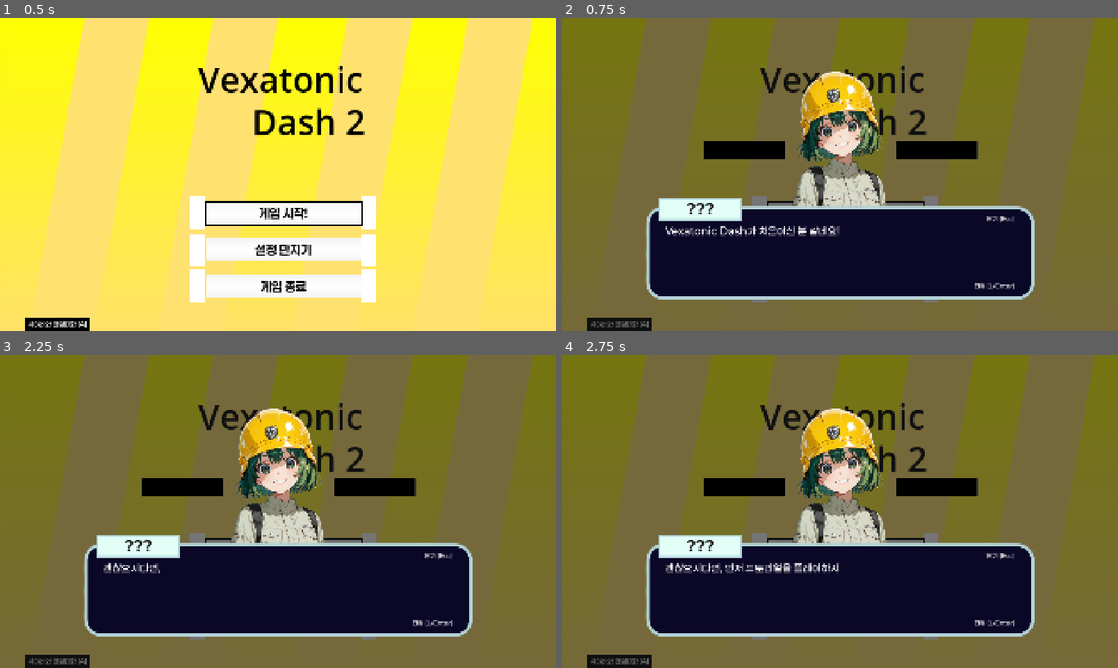
Above: before the commit, frames 1-4 (two rows, left to right).
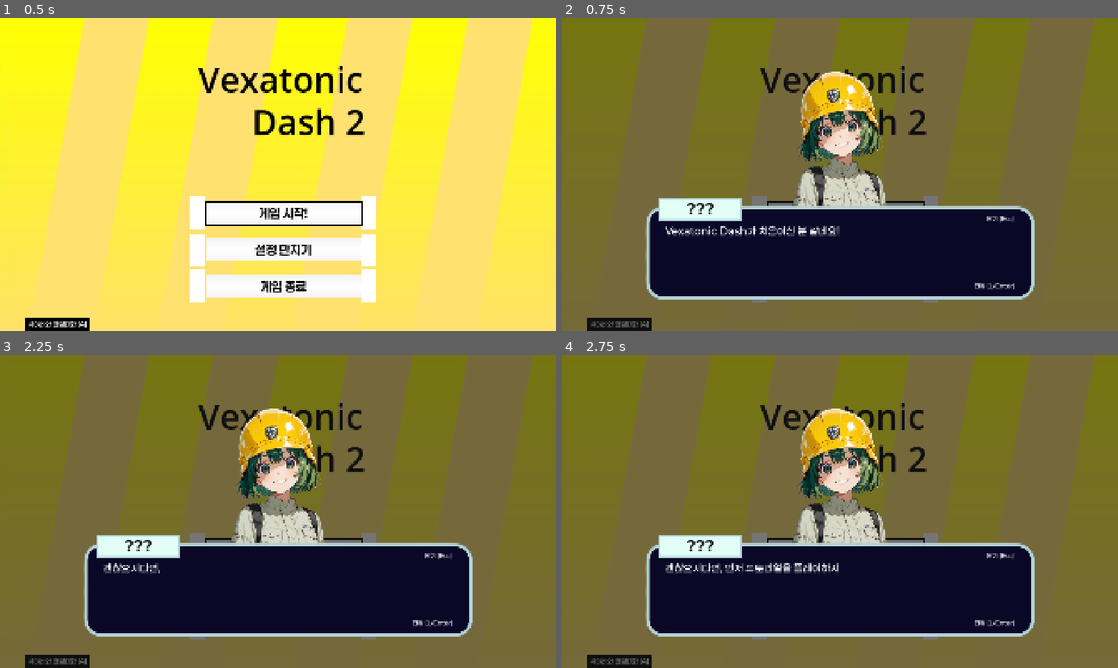
Above: after the commit, the same moments.

Repository: junu192857/Vexatonic-dash-2
Game: Godot game, scene res://Scenes/MainMenu.tscn
Two runs of this game, one before a commit and one after it. Both use one fixed random seed, a clock stepped at 60 frames per second and the inputs below.
Inputs (mouse positions are in pixels of both pictures, inside the frame that each line leads up to):
- Up to frame 1 (0.5 s): no input
- Up to frame 2 (0.75 s): tap Enter at 0.5, 0.6 s; move the mouse to (962, 158) at 0.52 s; hold D from 0.53 s (still down); click (962, 158) at 0.67 s
- Up to frame 3 (2.25 s): tap Space at 0.77, 1.25 s; release D at 1.25 s; drag from (166, 527) to (250, 574) at 1.27 s; tap Enter at 2 s; move the mouse to (333, 442) at 2.02 s; hold D from 2.03 s (still down); tap Delete at 2.1 s
- Up to frame 4 (2.75 s): keep holding D

Frame 1 is identical in both runs. In frame 2, 1.7% of the frame differs, in the area x 25-75%, y 39-46%; in frame 3, 1.7%; in frame 4, 1.7%.

Commit message:
StoryManager에 분기 기능 추가

Diff:
--- a/vexatonic-dash-2/Scenes/StoryHolder.tscn
+++ b/vexatonic-dash-2/Scenes/StoryHolder.tscn
@@ -130,6 +130,7 @@
 vertical_alignment = 1
 
 [node name="LeftButton" type="TextureRect" parent="StoryHolder" unique_id=1578338293]
+visible = false
 layout_mode = 1
 anchors_preset = -1
 anchor_left = 0.25500003
@@ -143,7 +144,20 @@
 texture = ExtResource("7_wh80o")
 expand_mode = 1
 
+[node name="Label" type="Label" parent="StoryHolder/LeftButton" unique_id=1578338294]
+layout_mode = 1
+anchors_preset = 15
+anchor_right = 1.0
+anchor_bottom = 1.0
+grow_horizontal = 2
+grow_vertical = 2
+theme_override_fonts/font = ExtResource("4_aew0f")
+theme_override_font_sizes/font_size = 28
+horizontal_alignment = 1
+vertical_alignment = 1
+
 [node name="RightButton" type="TextureRect" parent="StoryHolder" unique_id=1388242806]
+visible = false
 layout_mode = 1
 anchors_preset = -1
 anchor_left = 0.601
@@ -157,6 +171,18 @@
 texture = ExtResource("7_wh80o")
 expand_mode = 1
 
+[node name="Label" type="Label" parent="StoryHolder/RightButton" unique_id=1388242807]
+layout_mode = 1
+anchors_preset = 15
+anchor_right = 1.0
+anchor_bottom = 1.0
+grow_horizontal = 2
+grow_vertical = 2
+theme_override_fonts/font = ExtResource("4_aew0f")
+theme_override_font_sizes/font_size = 28
+horizontal_alignment = 1
+vertical_alignment = 1
+
 [node name="StoryInputManager" type="Control" parent="." unique_id=564961498]
 anchors_preset = 0
 offset_right = 40.0
--- a/vexatonic-dash-2/Scripts/Autoloads/PausedInputManager.gd
+++ b/vexatonic-dash-2/Scripts/Autoloads/PausedInputManager.gd
@@ -12,6 +12,8 @@
 signal pressed_l
 signal pressed_enter
 signal pressed_esc
+signal pressed_a
+signal pressed_d
 
 func _input(event):
 	if blocked:
@@ -27,3 +29,9 @@
 			KEY_ESCAPE:
 				if event.pressed and not event.is_echo():
 					pressed_esc.emit()
+			KEY_A:
+				if event.pressed and not event.is_echo():
+					pressed_a.emit()
+			KEY_D:
+				if event.pressed and not event.is_echo():
+					pressed_d.emit()
--- a/vexatonic-dash-2/Scripts/MainMenu/MainMenuManager.gd
+++ b/vexatonic-dash-2/Scripts/MainMenu/MainMenuManager.gd
@@ -69,7 +69,7 @@
 # =================== 설정 창 ===================
 
 func _on_game_start():
-	if (true):
+	if (not Setting.tutorial_played):
 		open_tutorial_warning()
 	else:
 		Setting.is_tutorial = false
@@ -93,6 +93,7 @@
 
 func open_tutorial_warning():
 	Setting.tutorial_played = true
+	storyManager._on_select_left.connect(_on_tutorial_start)
 	storyManager.start_story("res://Scripts/MainMenu/GoTutorial.txt", true)
 
 func close_setting():
--- a/vexatonic-dash-2/Scripts/Story/StoryManager.gd
+++ b/vexatonic-dash-2/Scripts/Story/StoryManager.gd
@@ -25,6 +25,8 @@
 const CHARS_PER_SECOND = 30.0
 
 signal story_end
+signal _on_select_left
+signal _on_select_right
 
 func start_story(path: String, skipable: bool):
 	current_line = 0
@@ -107,6 +109,12 @@
 		PausedInputManager.pressed_l.disconnect(_on_click)
 	if PausedInputManager.pressed_enter.is_connected(_on_click):
 		PausedInputManager.pressed_enter.disconnect(_on_click)
+	if PausedInputManager.pressed_a.is_connected(_on_press_select_left):
+		PausedInputManager.pressed_a.disconnect(_on_press_select_left)
+	if PausedInputManager.pressed_d.is_connected(_on_press_select_right):
+		PausedInputManager.pressed_d.disconnect(_on_press_select_right)
+	leftButton.visible = false
+	rightButton.visible = false
 	storyHolder.visible = false
 	InputManager.blocked = true
 	get_tree().paused = false
@@ -133,4 +141,35 @@
 	_show_line(current_line)
 
 func show_buttons(leftText: String, rightText: String):
-	pass
+	leftButton.get_node("Label").text = leftText
+	rightButton.get_node("Label").text = rightText
+	leftButton.visible = true
+	rightButton.visible = true
+	if PausedInputManager.pressed_l.is_connected(_on_click):
+		PausedInputManager.pressed_l.disconnect(_on_click)
+	if PausedInputManager.pressed_enter.is_connected(_on_click):
+		PausedInputManager.pressed_enter.disconnect(_on_click)
+	PausedInputManager.pressed_a.connect(_on_press_select_left)
+	PausedInputManager.pressed_d.connect(_on_press_select_right)
+
+func _on_press_select_left():
+	_hide_buttons()
+	_on_select_left.emit()
+	_show_line(current_line)
+
+func _on_press_select_right():
+	_hide_buttons()
+	_on_select_right.emit()
+	_show_line(current_line)
+
+func _hide_buttons():
+	leftButton.visible = false
+	rightButton.visible = false
+	if PausedInputManager.pressed_a.is_connected(_on_press_select_left):
+		PausedInputManager.pressed_a.disconnect(_on_press_select_left)
+	if PausedInputManager.pressed_d.is_connected(_on_press_select_right):
+		PausedInputManager.pressed_d.disconnect(_on_press_select_right)
+	if not PausedInputManager.pressed_l.is_connected(_on_click):
+		PausedInputManager.pressed_l.connect(_on_click)
+	if not PausedInputManager.pressed_enter.is_connected(_on_click):
+		PausedInputManager.pressed_enter.connect(_on_click)
Not shown, changed: vexatonic-dash-2/Scripts/MainMenu/GoTutorial.txt
